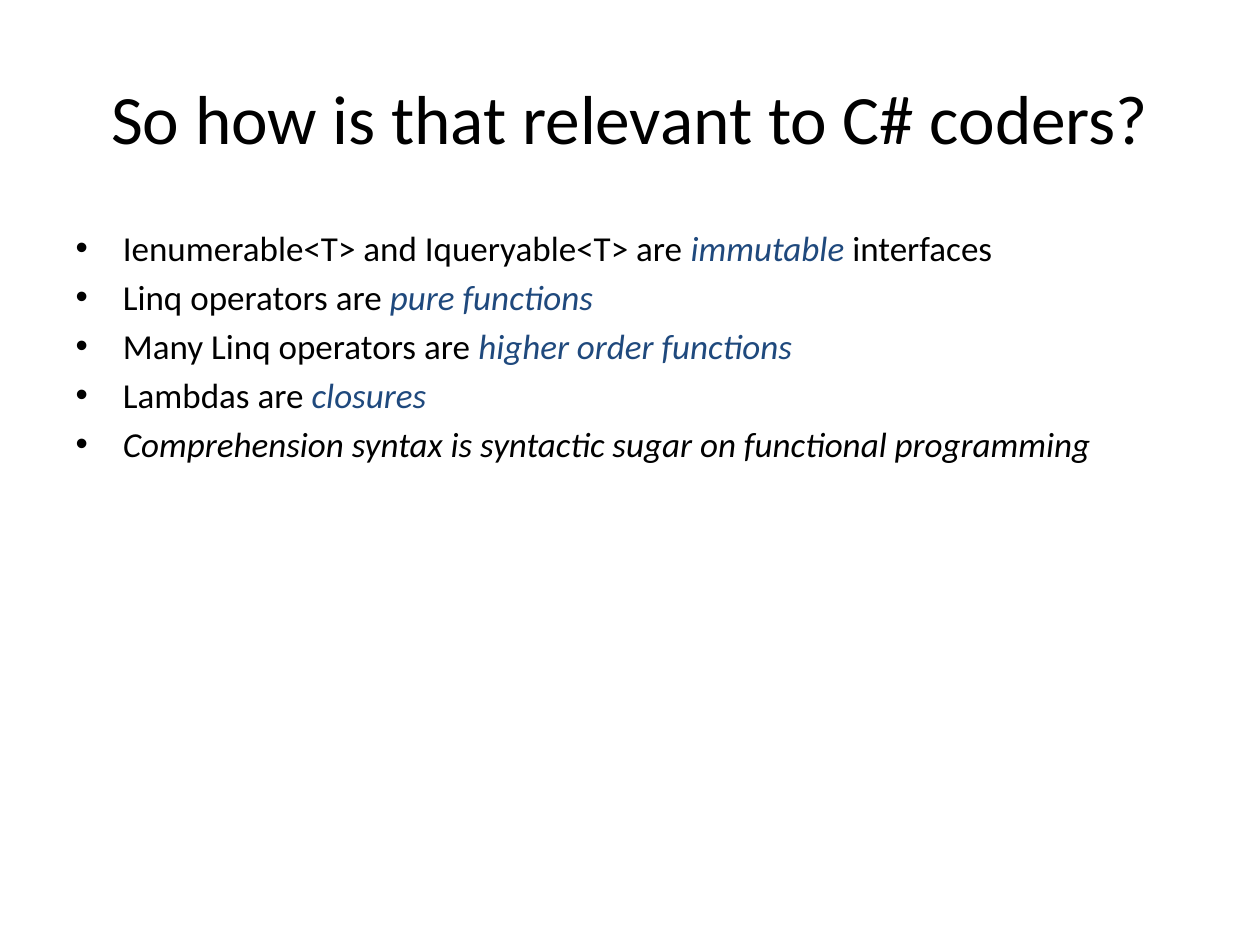
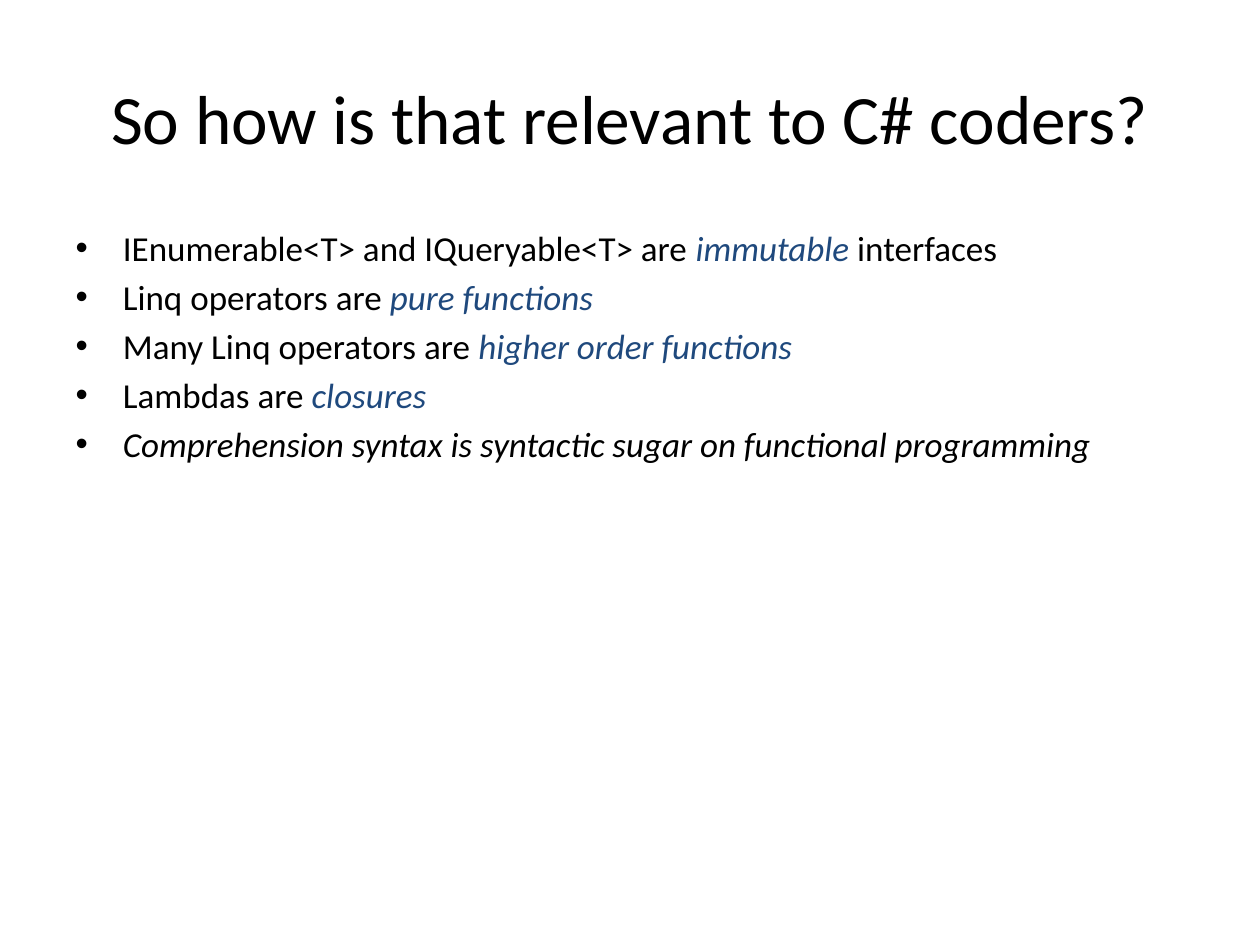
Before and after one commit to mlidbom/CSharpElevate, a slide deck: slide 4 of CSharp3.pptx. Drawn at 1260x945 pixels with LibreOffice and Linux fonts; fonts in the diff are those of the drawing. Boxes give left, top, right and bottom in pixels: in the first picture for what was removed or moved away, otherwise in the second. Text is boxed around its words. In the diff, an @@ line names an element or a change of style, - is before the commit and + after.

Commit message:
Improve presentation.

```diff
--- a/CSharp3.pptx
+++ b/CSharp3.pptx
@@ text at [123, 236, 997, 267]: text changed @@
-• Ienumerable<T> and Iqueryable<T> are immutable interfaces
+• IEnumerable<T> and IQueryable<T> are immutable interfaces
```
Also in this commit, not shown: 1 other slide changed, 3 slides added.
